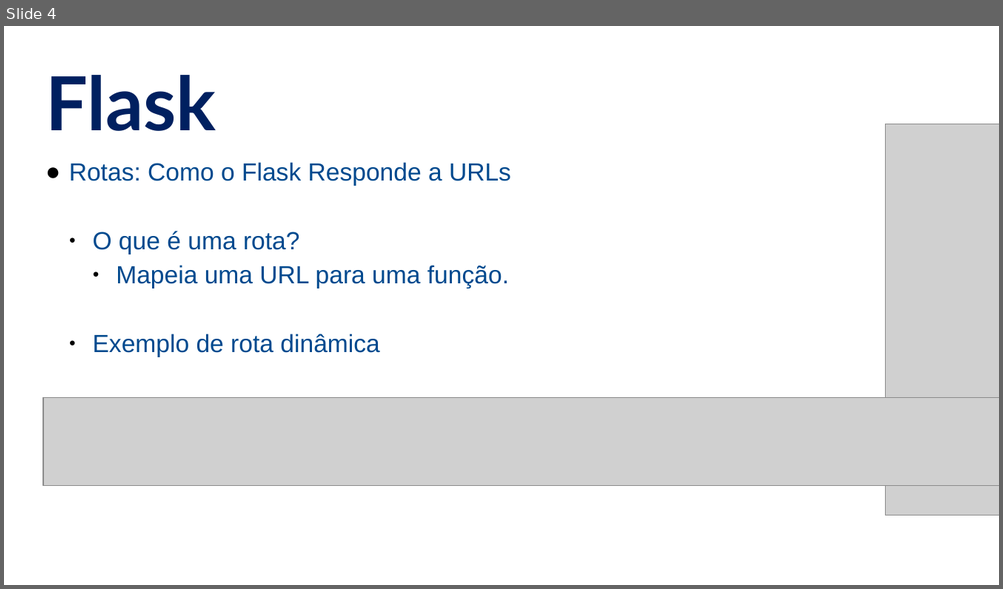
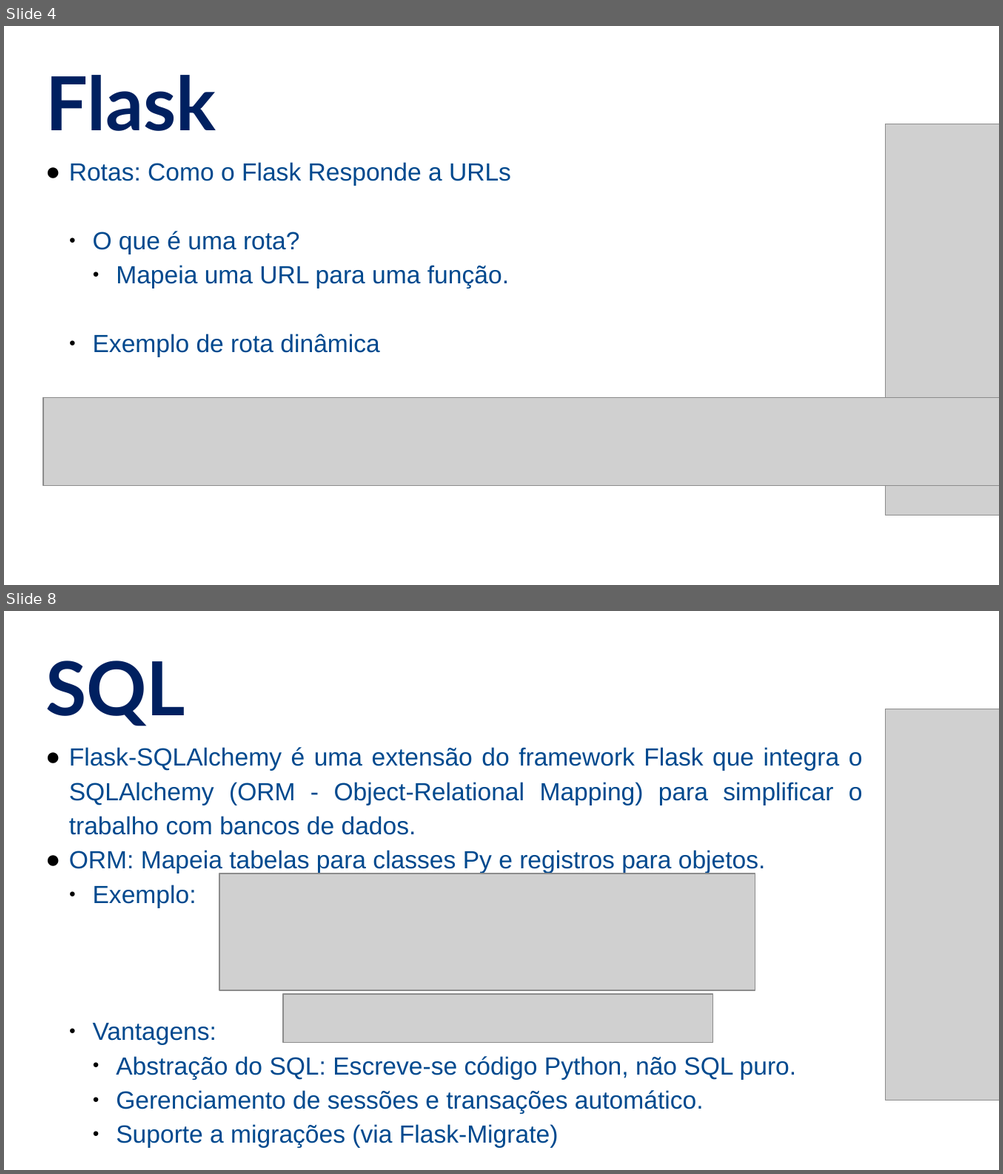
Before and after one commit to alandsilvasouza/PY2, a slide deck: aula11/Aula11.pptx. Shown one above the other, each under a label of ours: slide 4 before the commit, slides 4 and 8 after it; the slides between them are not shown. The pictures are 1003x589 and 1003x1174 pixels, drawn with LibreOffice and Linux fonts; fonts in the diff are those of the drawing; grey boxes stand for pictures. Boxes give left, top, right and bottom in pixels: in the first picture for what was removed or moved away, otherwise in the second. Text is boxed around its words. In the diff, an @@ line names an element or a change of style, - is before the commit and + after.

```diff
--- a/aula11/Aula11.pptx
+++ b/aula11/Aula11.pptx
@@ slide 8 added at box(4, 611, 999, 1170), background #FFFFFF @@
@@ text added at box(45, 661, 185, 726), 54 pt, text #002060, bold @@
+SQL
@@ picture added at box(885, 709, 999, 1102) @@
@@ text added at box(69, 747, 862, 1147), 18 pt, text #01498E @@
+● Flask-SQLAlchemy é uma extensão do framework Flask que integra o SQLAlchemy (ORM - Object-Relational Mapping) para simplificar o trabalho com bancos de dados.
+● ORM: Mapeia tabelas para classes Py e registros para objetos.
+  ● Exemplo:
+  ● Vantagens:
+    ● Abstração do SQL: Escreve-se código Python, não SQL puro.
+    ● Gerenciamento de sessões e transações automático.
+    ● Suporte a migrações (via Flask-Migrate)
@@ picture added at box(220, 874, 755, 991) @@
@@ picture added at box(282, 994, 712, 1042) @@
```
Also in this commit, not shown: 4 other slides added, 37 slides removed, 3 other files.
